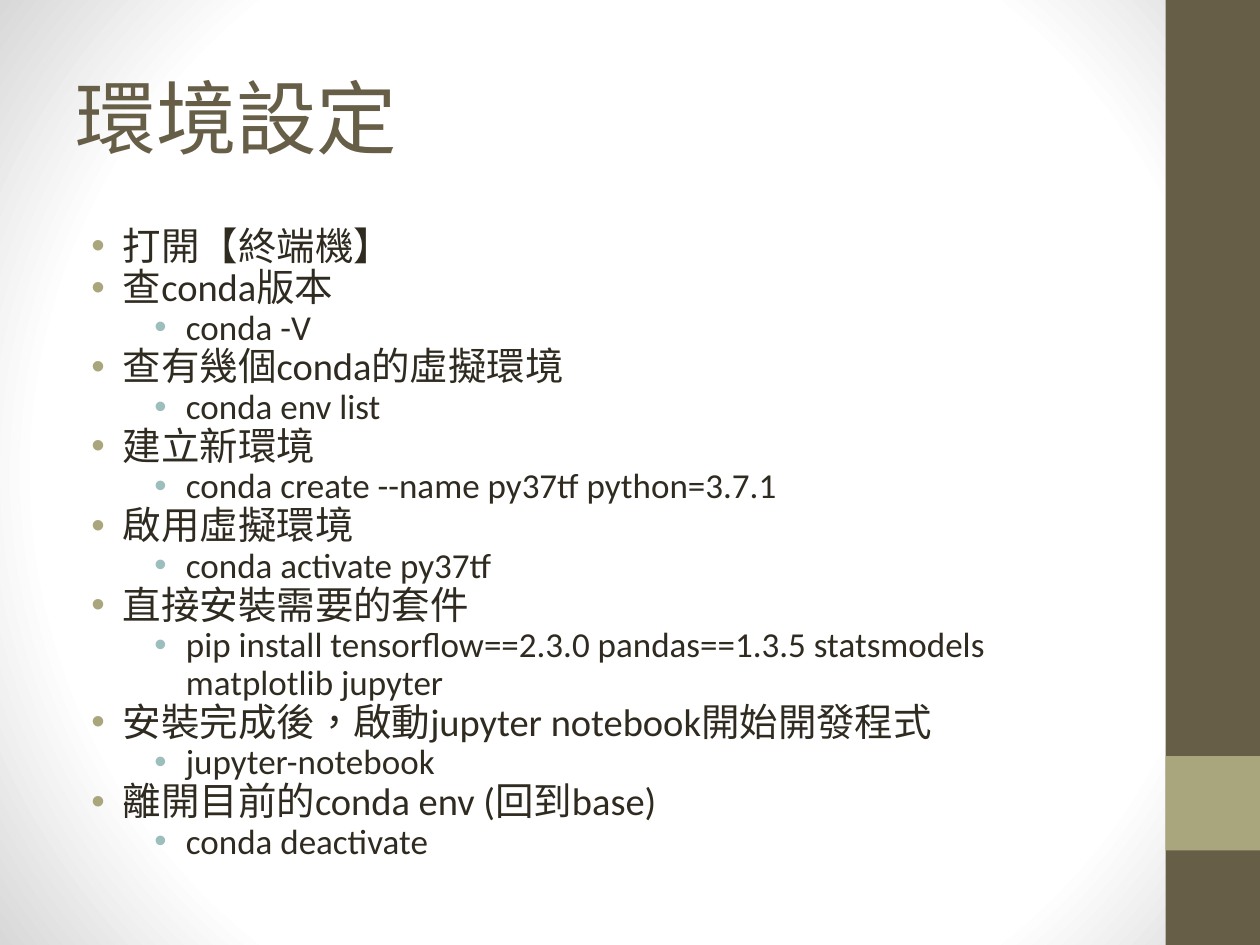
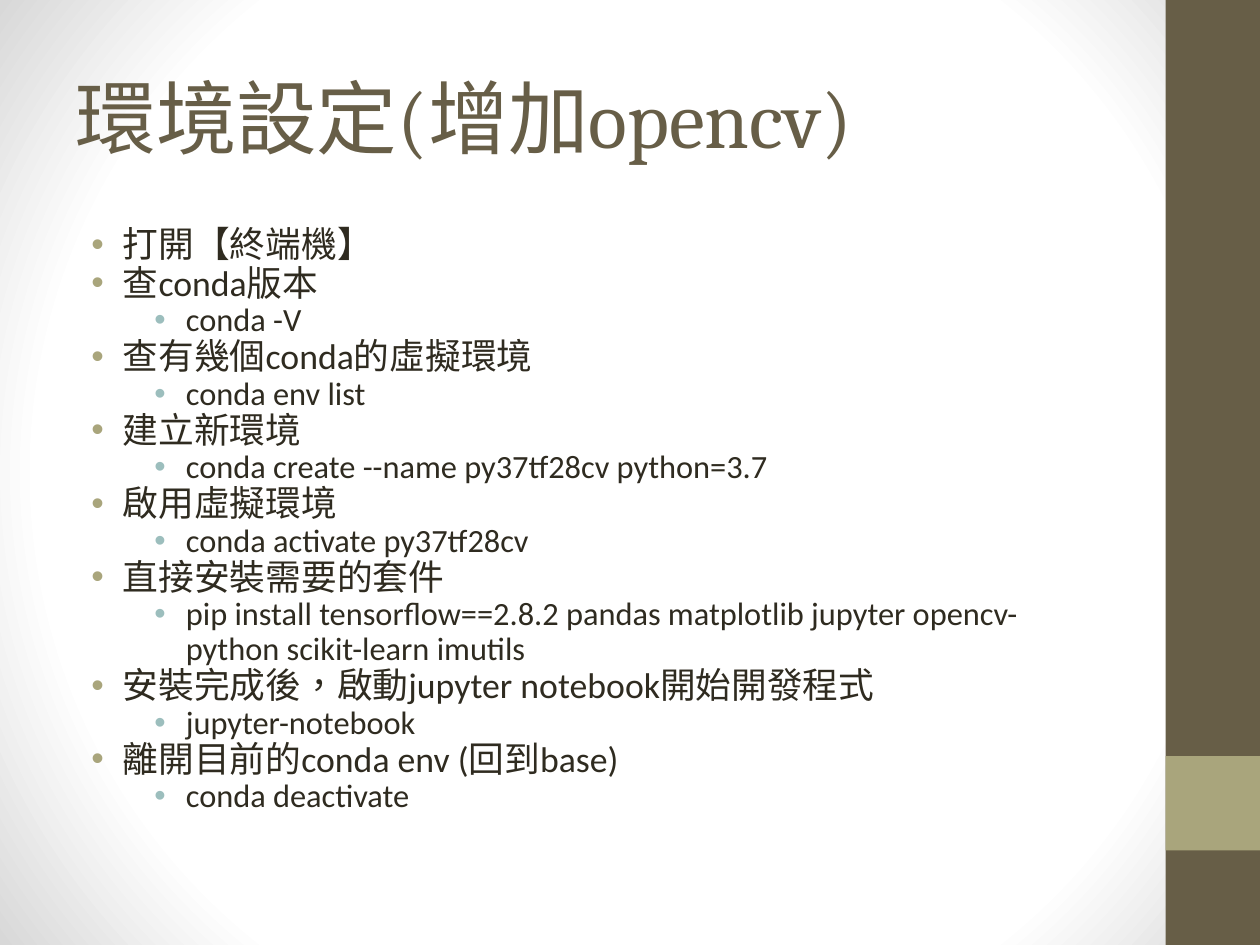
Before and after one commit to maloyang/KH20220820_Python_ML_DL, a slide deck: slide 6 of W05/W05_env_install.pptx (slide 5 before the commit). Drawn at 1260x945 pixels with LibreOffice and Linux fonts; fonts in the diff are those of the drawing. Boxes give left, top, right and bottom in pixels: in the first picture for what was removed or moved away, otherwise in the second. Text is boxed around its words. In the diff, an @@ line names an element or a change of style, - is before the commit and + after.

```diff
--- a/W05/W05_env_install.pptx
+++ b/W05/W05_env_install.pptx
@@ title at box(76, 80, 852, 165): text changed @@
-環境設定
+環境設定(增加opencv)
@@ text at box(123, 226, 874, 808): size 22 to 20.4 pt in "打開【終端機】", "查conda版本", "查有幾個conda的虛擬環境", "建立新環境" and 4 more places; size 20 to 18.5 pt in "conda -V", "conda env list", "jupyter-notebook", "conda deactivate" @@
@@ text at box(186, 455, 767, 487): text changed; size 20 to 18.5 pt @@
-  • conda create --name py37tf python=3.7.1
+  • conda create --name py37tf28cv python=3.7
@@ text at box(186, 529, 529, 558): text changed; size 20 to 18.5 pt @@
-  • conda activate py37tf
+  • conda activate py37tf28cv
@@ text at box(186, 602, 1018, 669): text changed; size 20 to 18.5 pt @@
-  • pip install tensorflow==2.3.0 pandas==1.3.5 statsmodels matplotlib jupyter
+  • pip install tensorflow==2.8.2 pandas matplotlib jupyter opencv-python scikit-learn imutils
```
Also in this commit, not shown: 4 slides removed, 2 other files.
